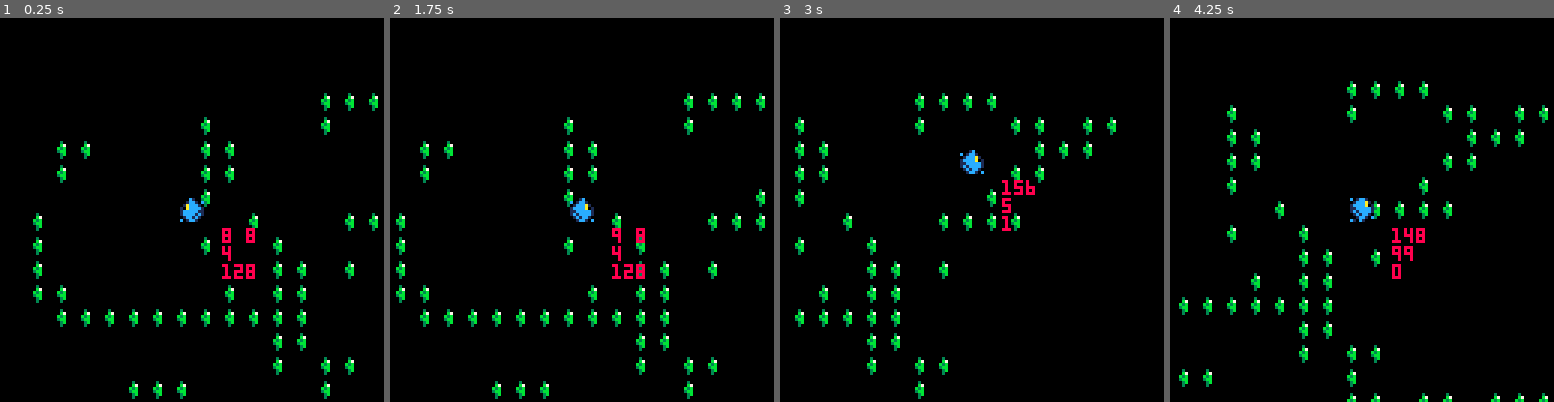
Above: before the commit, frames 1-4 (left to right).
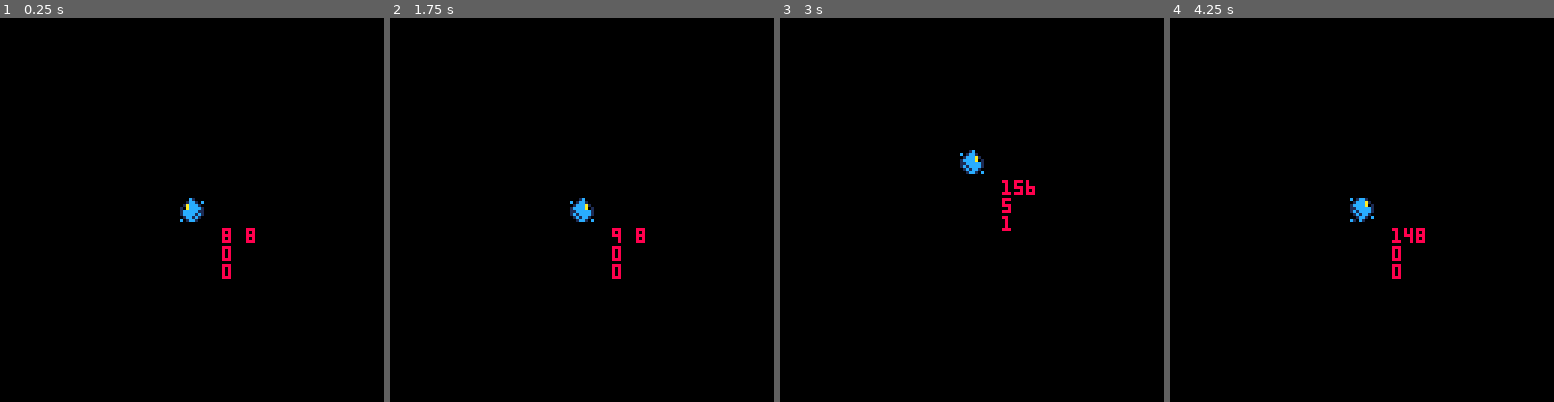
Above: after the commit, the same moments.

Repository: BeneDev/BJS_Pico8_Game
Game: PICO-8 cartridge rpg_game.p8
The game is run twice, just before and just after one commit, with the same random seed, the same clock (stepped at 60 frames per second) and the same inputs.
Inputs:
- Up to frame 1 (0.25 s): no input
- Up to frame 2 (1.75 s): tap O (Z key) at 0.7, 1.7 s; hold Right from 1.6 s (still down)
- Up to frame 3 (3 s): release Right at 2.1 s; tap O (Z key) at 2.1, 2.5, 2.9 s; hold Up 2.15-2.42 s; hold Right from 2.47 s (still down)
- Up to frame 4 (4.25 s): release Right at 3.03 s; hold Left 3.08-3.58 s; tap O (Z key) at 3.3, 3.7, 4.1 s; hold Down 3.63-3.97 s; hold Right from 4.02 s (still down)

The runs differ from the first frame. In frame 1, 3.8% of the frame differs, in the area x 8-99%, y 19-100%; in frame 2, 4.0%, in the area x 1-98%, y 19-100%; in frame 3, 3.3%; in frame 4, 3.9%.

Commit message:
Added Environment tiles

Diff:
--- a/rpg_game.p8
+++ b/rpg_game.p8
@@ -328,165 +328,165 @@
 0080000080010000000000000000000000000000000000000000000000000000000000000000000000000000000000000000000000000000000000000000000000000000000000000000000000000000000000000000000000000000000000000000000000000000000000000000000000000000000000000000000000000000
 0008001a7d2d636100000000000000006d613d0920690a31000000000000000077096d3d092030090000000000000000762009202c63202c000000000000000000000000000000000000000000000000000000000000000000000000000000000000000000000000000000000000000000000000000000000000000000000000
 __map__
-0505050404040404040504040404040404040404040404040404040404040404040404040404040404040404040404040404040404040404040404040404040404040404040404040404040404040404040404040404040404040404040404040404040404040404040404040404040404040404040404040404040404040404
-0505040404040404040405050505040404040404040404040404040404040404040404040404040404040404040404040404040404040404040404040404040404040004040404040404040404040404040404040404040404040404040404040404040404040404040404040404040404040404040404040404040404040404
-0605050405040404040404050504040404040404040404040404040404040404040404040404040404040404040404040404040404040404040404040404040404040404040404040404040404040404040404040404040404040404040404040404040404040404040404040404040404040404040404040404040404040404
-0605040404040504050504050563636363040405040404040404040404040404040404040404040404040404040404040404040404040404040404040404040404040404040404040404040404040404040404040404040404040404040404040404040404040404040404040404040404040404040404040404040404040404
-0504050404050606630604040463040404636305636304040404040404040404040404040404040004040000040404040404040404040404040404040404040404040404040404040404040404040404040404040404040404040404040404040404040404040404040404040404040404040004040404000004040404040404
-0504636304060504636304040404060404046363630404040404040404040404040404040404040404040004040404040404040404040404040404040004040404000404040004040400000404040404040404040404040404040404040404040404040404040404040400040404040404040404040400040404040404040404
-0404630404050404636304060604060406636304050404040404040400040400040404040404040404000404040404040404040404000404040404040404040404040404040404040404040404040404040404040404040404040404040404040404040404040404040404040404040404040404040004040404040404040404
-0404040404040406630406040505040463040604040404040404000004040404040404040404040404040404040404040404040404040404040404040404040404040404040404040404000404040404040404040404040404040404040404040404040404000404040404040404040404040404040404040404040404040404
-0463040404040404040463060404636363630404040405040404000004040404040404040404040404040404040404000404040404040404040404040404040404040404040404040404040404040404040404040404040404040404040404040004040404040404040404040404040404040004040404040404040404040404
-0463040404040404630404630504060604050404040404040404040004040404040404040404040004040404040404040404040404040404040404040404040404040404040404040404040404040404040404040404040400040404040004040404040404040404040404040404000404040404040404040404040404040404
-0463040405040404040406636306630404040404040404040400040404040404040404040404040404040404040004040404040404040404040404040404040404040404040404040404040004040404040404040404040400040404040004000004040404040404040404040404040404040404040404040404040404040404
-0463630404040405046306636306040404040404040404040004040404040404040404040404040404040404040004040404040404040404040404040404040404040404040404040404040404040404040404040404040404040404040404040004040404040404040404040404040404040404040404040404040404040404
-0404636363636363636363636304050404040404040404040404040404040404040404040404040404040404040404000404040404040404040404040404040404040404040404040404040404040004040404040404040004040404040404040404040404040400040404040004040404040404040404040404040404040404
-0404040404040404040404636304040404040404040404040404040404040404040404040404000404040404040404040404040404040404040404040404040404040404040404040404040404040404040404040404000404040004040404000404040404040404040404040404040404040404040404040404040404040404
-0404040404040404040404630463630404040404040404040404040404040404040405040404040404040404040404040404040404040404040404040404040404040404040404040404000404000404040404040404040404040404040404040404040404040404040404040404040404040404040404040404040404040404
-0404040404636363040404040063040404040404040404040404040404040404040405050405040404050505040000040404040404040404040404040404040404040404040404040404040404040404040404040400040404040404040404040404000004000404000404040404040404040404040404040404040404040404
-0404040404630404040404040063630463630463636363630404040004040404040404040404040505050405000404040404040404040404000404040404040404040404040404000404040404040404000404040400000404040404040404040404040404040400040404040400040404040404040404040404040404040404
-0404040404630404046363636304040404040404040404636304040404040404040400040404040404000404050404040404040404040404040404040404040404040404040404040404040404040404040400000404040404040400040404040404040404040404040404040404040404000004040404040404040404040404
-0404040404636363630404630404040404040404040404046304040404040404040404040404040404040404050404040404040404040404040404040404040404040404040004040404040404040404040404040400040404040404040404040404040404040404040404040404040404040400040404040404040404040404
-0404040404040404040463000404040404040404040404046304040404040404040404040404040404040404050404040404040404040404040404040404040404040404000404040404040404040404040400040400040004040404040404040404040404040404040404040404040404040400040404040404040404040404
-0404040404040404636304040004040404040404040404046304040404040404040404040404040404040404050404040404040404040404040404040404040404040404000404040404040404040404040404040400040404040404040404040404040404040404040404040404040404040400000404040404040404040404
-0404040404636363046304046304630404630404630463636304040404040404040404040404000404040404050404040404040404040404040404040404040404040404040004000404040400040404040404040404040404040404040404040404000404040404040404040404040404000404000404040404040404040404
-0404040404040404040404040400040004040404040404040404040404040404040404040404040404040404050404040404040404040404040404040404040404040404040404040404040004040000040404040404040404040404040404040404040404040404040404040404040404040400040404040404040404040404
-0404040404040404040404040404040400000404040404040404040404040404040404040404040404040404040404040404040404040404040400040404040404040404040404040404040404040404040404040404040404040404040404040004040404040404040404040004040404040404040404040404040404040404
-0404040404040404040404040404040404040400040404040404040404040404040404040404040404040404040404040404040404040404040004040404040404040404040404040404040404040404040404040404040404040404040404040400040004040400040404040404040404040004040404040404040404040404
-0404040404040404040404040404040404040400040404040404040404040404040404040404040004040404040404040404040404040404040404040404040404040404040404040404040404040404040404040404040404040404040404040404040404040404040404040404040404040404040404040404040404040404
-0404040404040404040404040404040400040404040404040404040404040400000004040404040404040404040404040404040404040400040404040404040404040404040404040404040404040404040404040404040404040404040404040404040404040404040404040404040404040404040404040404040404040404
-0404040404040404040404040404040404040404040404040404040404040404000404040404040404000404040404040404040404040404040404040404040404040404040404040404040404040404040404040404040404040404040404040404040404040404040404040404040404040004040404040404040404040404
-0404040404040404040404000404040404040404040404040404040404040400000404040404040404040404040404040404040400040404040404040404040404040404040404040404040404040404040404040404040404040404040404040404040404040404040404040404040404000404040404040404040404040404
-0404040404040404040404040404040404040404040404040404040404040400040404040404040404040400040404040404000404040404040404040404040404040404040404040404040404040606060606060404040404040404040404040404040404040404040404040404040404040404040404040404040404040404
-0404040404040400040404040404040404040404040404040404040404040000040404040404040404040404040004000404040404040404040404040404040404040404040404040404040404040606060606060606060606060606060606060606060606060606060606060606060606060606060606060606060606060606
-0404040404040404040404040404040404040404040404040404040400040404040404040404040404040404040404040404040404040404040404040404040404040404040404040404040404040606060606060606060606060606060606060606060606060606060606060606060606060606060606060606060606060606
-…(130 lines of a section not shown)…
+0505050000000000000500000000000000000000000000000000000000000000000000000000000000000000000000000000000000000000000000000000000000000000000000000000000000000000000000000000000000000000000000000000000000000000000000000000000000000000000000000000000000000000
+0505000000000000000005050505000000000000000000000000000000000000000000000000000000000000000000000000000000000000000000000000000000000000000000000000000000000000000000000000000000000000000000000000000000000000000000000000000000000000000000000000000000000000
+0605050005000000000000050500000000000000000000000000000000000000000000000000000000000000000000000000000000000000000000000000000000000000000000000000000000000000000000000000000000000000000000000000000000000000000000000000000000000000000000000000000000000000
+0605000000000500050500050500000000000005000000000000000000000000000000000000000000000000000000000000000000000000000000000000000000000000000000000000000000000000000000000000000000000000000000000000000000000000000000000000000000000000000000000000000000000000
+0500050000050606000600000000000000000005000000000000000000000000000000000000000000000000000000000000000000000000000000000000000000000000000000000000000000000000000000000000000000000000000000000000000000000000000000000000000000000000000000000000000000000000
+0500000000060500000000000000060000000000000000000000000000000000000000000000000000000000000000000000000000000000000000000000000000000000000000000000000000000000000000000000000000000000000000000000000000000000000000000000000000000000000000000000000000000000
+0000000000050000000000060600060006000000050000000000000000000000000000000000000000000000000000000000000000000000000000000000000000000000000000000000000000000000000000000000000000000000000000000000000000000000000000000000000000000000000000000000000000000000
+0000000000000006000006009292000000000600000000000000000000000000000000000000000000000000000000000000000000000000000000000000000000000000000000000000000000000000000000000000000000000000000000000000000000000000000000000000000000000000000000000000000000000000
+0000000000000000000000060000000000000000000005000000000000000000000000000000000000000000000000000000000000000000000000000000000000000000000000000000000000000000000000000000000000000000000000000000000000000000000000000000000000000000000000000000000000000000
+0000000000000000000000009200060600050000000000000000000000000000000000000000000000000000000000000000000000000000000000000000000000000000000000000000000000000000000000000000000000000000000000000000000000000000000000000000000000000000000000000000000000000000
+0000000005000000000006000006000000000000000000000000000000000000000000000000000000000000000000000000000000000000000000000000000000000000000000000000000000000000000000000000000000000000000000000000000000000000000000000000000000000000000000000000000000000000
+0000000000000005000006000006000000000000000000000000000000000000000000000000000000000000000000000000000000000000000000000000000000000000000000000000000000000000000000000000000000000000000000000000000000000000000000000000000000000000000000000000000000000000
+0000000000000000000000000000050000000000000000000000000000000000000000000000000000000000000000000000000000000000000000000000000000000000000000000000000000000000000000000000000000000000000000000000000000000000000000000000000000000000000000000000000000000000
+0000000000000000000000000000000000000000000000000000000000000000000000000000000000000000000000000000000000000000000000000000000000000000000000000000000000000000000000000000000000000000000000000000000000000000000000000000000000000000000000000000000000000000
+0000000000000000000000000000000000000000000000000000000000000000000005000000000000000000000000000000000000000000000000000000000000000000000000000000000000000000000000000000000000000000000000000000000000000000000000000000000000000000000000000000000000000000
+0000000000000000000000000000000000000000000000000000000000000000000005050005000000050505000000000000000000000000000000000000000000000000000000000000000000000000000000000000000000000000000000000000000000000000000000000000000000000000000000000000000000000000
+0000000000000000000000000000000000000000000000000000000000000000000000000000000505050005000000000000000000000000000000000000000000000000000000000000000000000000000000000000000000000000000000000000000000000000000000000000000000000000000000000000000000000000
+0000000000000000000000000000000000000000000000000000000000000000000000000000000000000000050000000000000000000000000000000000000000000000000000000000000000000000000000000000000000000000000000000000000000000000000000000000000000000000000000000000000000000000
+0000000000000000000000000000000000000000000000000000000000000000000000000000000000000000050000000000000000000000000000000000000000000000000000000000000000000000000000000000000000000000000000000000000000000000000000000000000000000000000000000000000000000000
+0000000000000000000000000000000000000000000000000000000000000000000000000000000000000000050000000000000000000000000000000000000000000000000000000000000000000000000000000000000000000000000000000000000000000000000000000000000000000000000000000000000000000000
+0000000000000000000000000000000000000000000000000000000000000000000000000000000000000000050000000000000000000000000000000000000000000000000000000000000000000000000000000000000000000000000000000000000000000000000000000000000000000000000000000000000000000000
+0000000000000000000000000000000000000000000000000000000000000000000000000000000000000000050000000000000000000000000000000000000000000000000000000000000000000000000000000000000000000000000000000000000000000000000000000000000000000000000000000000000000000000
+0000000000000000000000000000000000000000000000000000000000000000000000000000000000000000050000000000000000000000000000000000000000000000000000000000000000000000000000000000000000000000000000000000000000000000000000000000000000000000000000000000000000000000
+0000000000000000000000000000000000000000000000000000000000000000000000000000000000000000000000000000000000000000000000000000000000000000000000000000000000000000000000000000000000000000000000000000000000000000000000000000000000000000000000000000000000000000
+0000000000000000000000000000000000000000000000000000000000000000000000000000000000000000000000000000000000000000000000000000000000000000000000000000000000000000000000000000000000000000000000000000000000000000000000000000000000000000000000000000000000000000
+0000000000000000000000000000000000000000000000000000000000000000000000000000000000000000000000000000000000000000000000000000000000000000000000000000000000000000000000000000000000000000000000000000000000000000000000000000000000000000000000000000000000000000
+0000000000000000000000000000000000000000000000000000000000000000000000000000000000000000000000000000000000000000000000000000000000000000000000000000000000000000000000000000000000000000000000000000000000000000000000000000000000000000000000000000000000000000
+0000000000000000000000000000000000000000000000000000000000000000000000000000000000000000000000000000000000000000000000000000000000000000000000000000000000000000000000000000000000000000000000000000000000000000000000000000000000000000000000000000000000000000
+0000000000000000000000000000000000000000000000000000000000000000000000000000000000000000000000000000000000000000000000000000000000000000000000000000000000000000000000000000000000000000000000000000000000000000000000000000000000000000000000000000000000000000
+0000000000000000000000000000000000000000000000000000000000000000000000000000000000000000000000000000000000000000000000000000000000000000000000000000000000000606060606060000000000000000000000000000000000000000000000000000000000000000000000000000000000000000
+0000000000000000000000000000000000000000000000000000000000000000000000000000000000000000000000000000000000000000000000000000000000000000000000000000000000000606060606060606060606060606060606060606060606060606060606060606060606060606060606060606060606060606
+0000000000000000000000000000000000000000000000000000000000000000000000000000000000000000000000000000000000000000000000000000000000000000000000000000000000000606060606060606060606060606060606060606060606060606060606060606060606060606060606060606060606060606
+…(130 lines of a section not shown)…
Not shown, changed: 31 lines of the sprite sheet (__gfx__) section of rpg_game.p8
